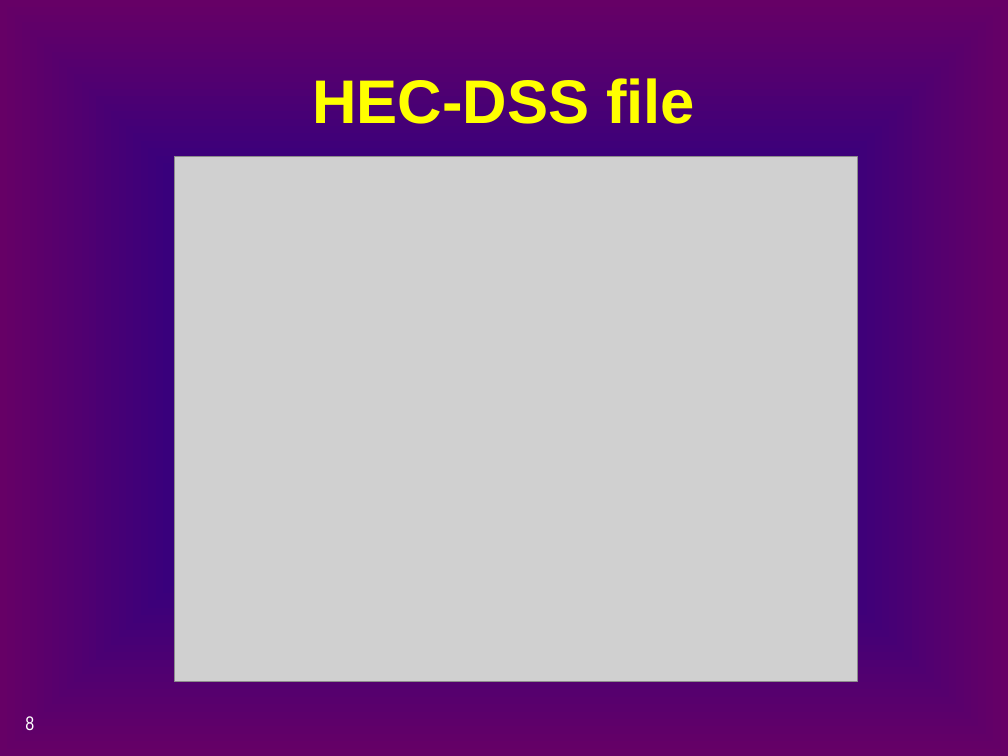
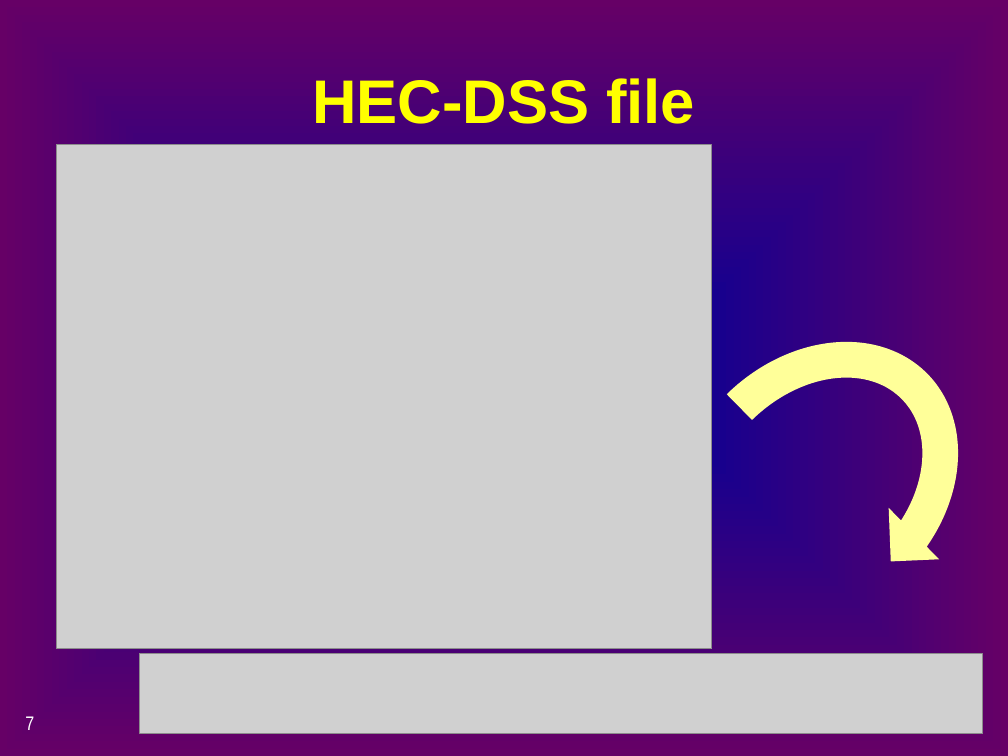
Before and after one commit to CADWRDeltaModeling/dsm2, a slide deck: slide 7 of dsm2/presentations/p4_simulation_data.pptx (slide 8 before the commit). Drawn at 1008x756 pixels with LibreOffice and Linux fonts; fonts in the diff are those of the drawing; grey boxes stand for pictures. Boxes give left, top, right and bottom in pixels: in the first picture for what was removed or moved away, otherwise in the second. Text is boxed around its words. In the diff, an @@ line names an element or a change of style, - is before the commit and + after.

```diff
--- a/dsm2/presentations/p4_simulation_data.pptx
+++ b/dsm2/presentations/p4_simulation_data.pptx
@@ picture: place and size @@
-picture at [174, 156, 857, 681]
+picture at [56, 145, 712, 649]
@@ circular arrow added at [589, 258, 1008, 710], fill #FFFF99 @@
@@ picture added at [140, 653, 983, 734] @@
@@ page number at [25, 716, 34, 730]: text changed @@
-8
+7
```
Also in this commit, not shown: 14 other slides changed, 4 slides added, 4 slides removed, 2 other files.
